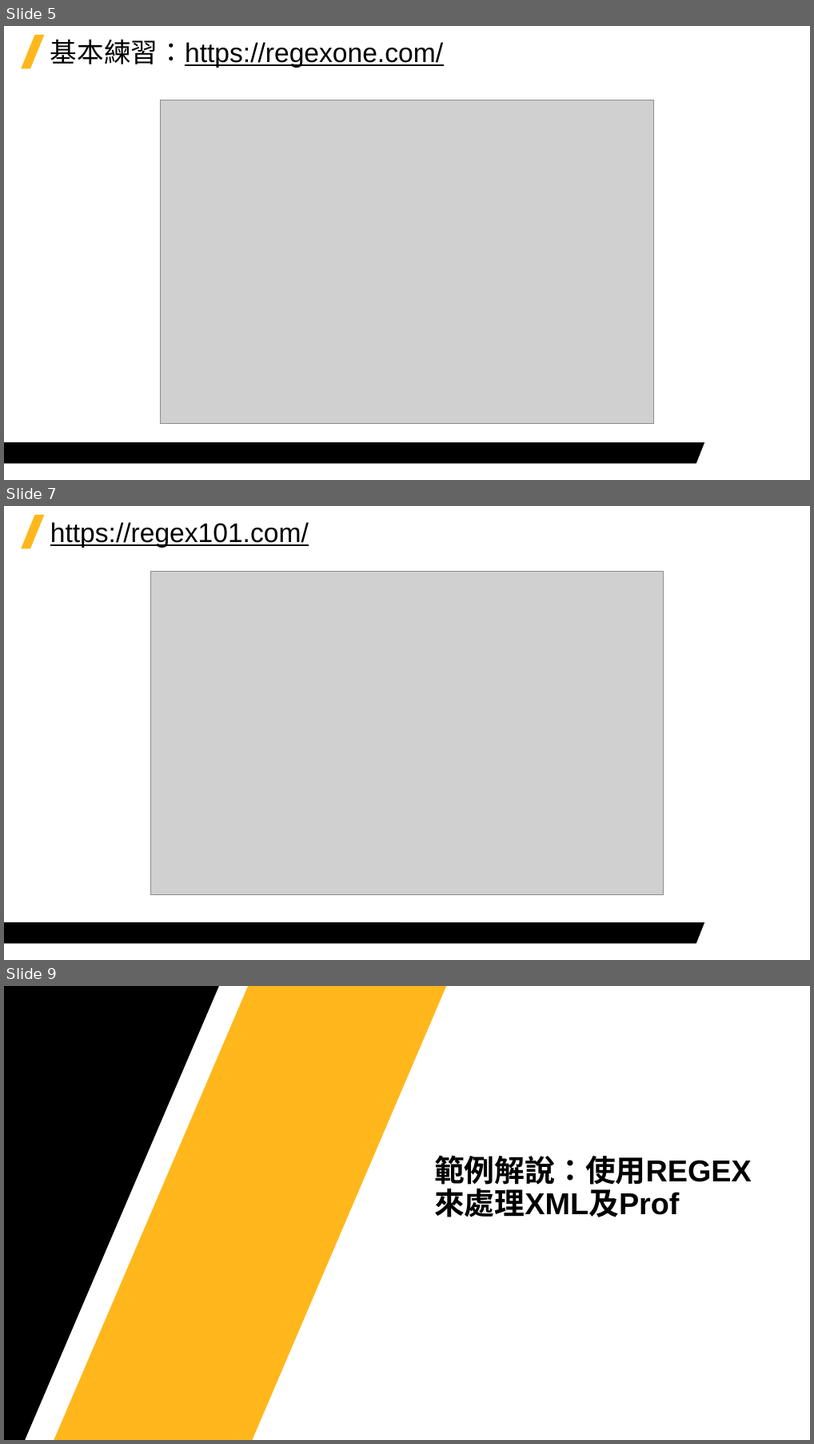
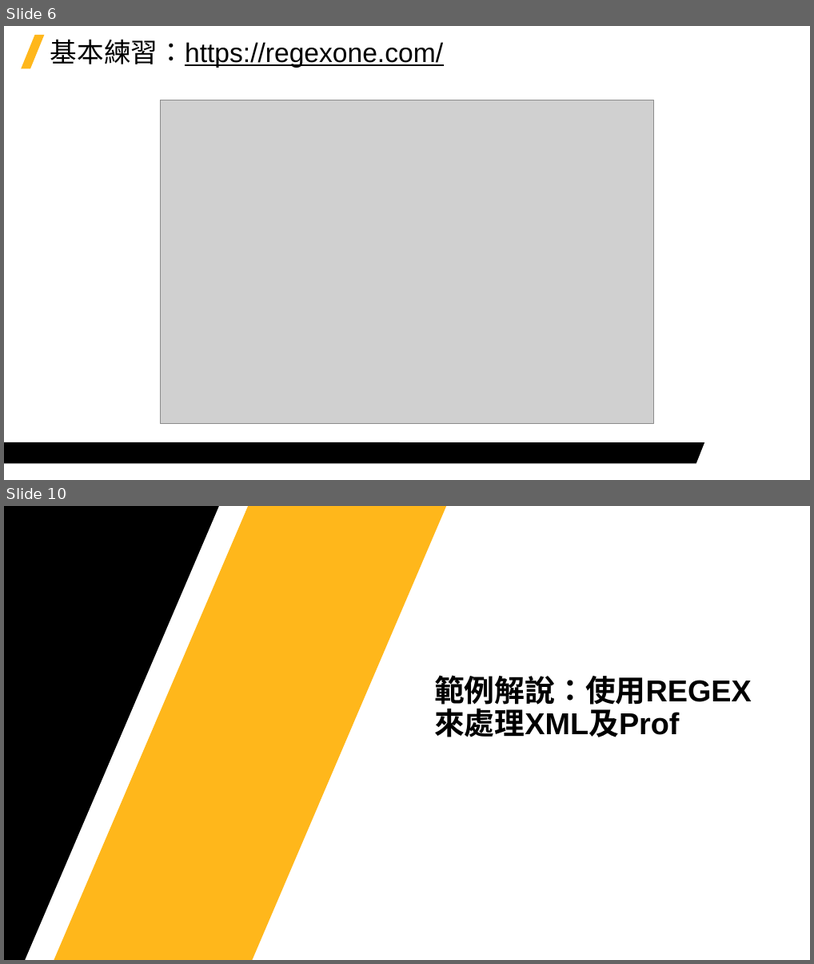
Before and after one commit to Jerrick-cheng/AEDT-Automation-Camp, a slide deck: 上課教材/Week6.pptx. Shown one above the other, each under a label of ours: slides 5, 7 and 9 before the commit, slides 6 and 10 after it; the slides between them are not shown. The pictures are 814x1444 and 814x964 pixels, drawn with LibreOffice and Linux fonts; fonts in the diff are those of the drawing; grey boxes stand for pictures; background and template pictures are left out. Boxes give left, top, right and bottom in pixels: in the first picture for what was removed or moved away, otherwise in the second. Text is boxed around its words. In the diff, an @@ line names an element or a change of style, - is before the commit and + after.

```diff
--- a/上課教材/Week6.pptx
+++ b/上課教材/Week6.pptx
@@ slide 7 removed at [4,506,810,960], background #FFFFFF; not listed: 2 template elements that a slide beside it also shows @@
@@ title removed at [50,522,309,548] @@
-https://regex101.com/
@@ picture removed at [151,572,663,895] @@
@@ what was slide 5 is now slide 6 @@
@@ what was slide 9 is now slide 10 @@
```
Also in this commit, not shown: 2 slides changed, 3 slides added, 2 other files.
